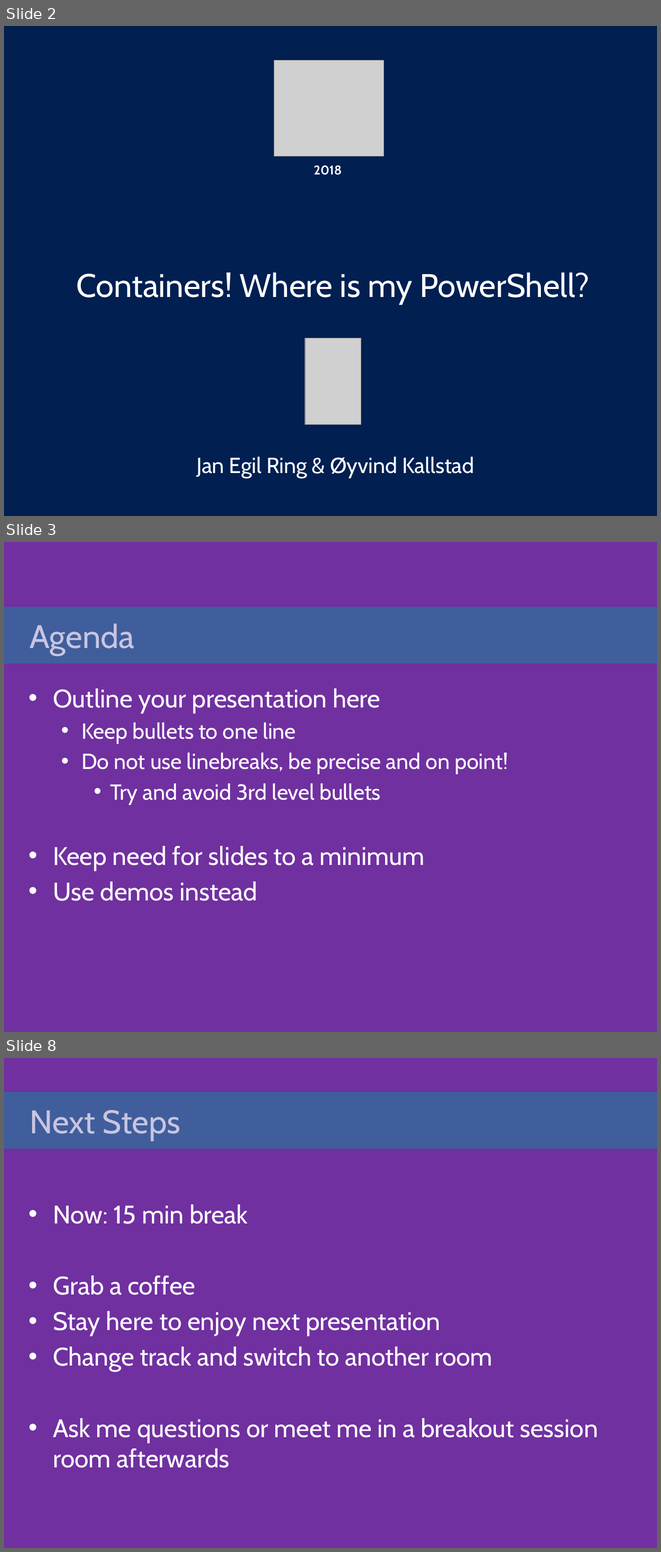
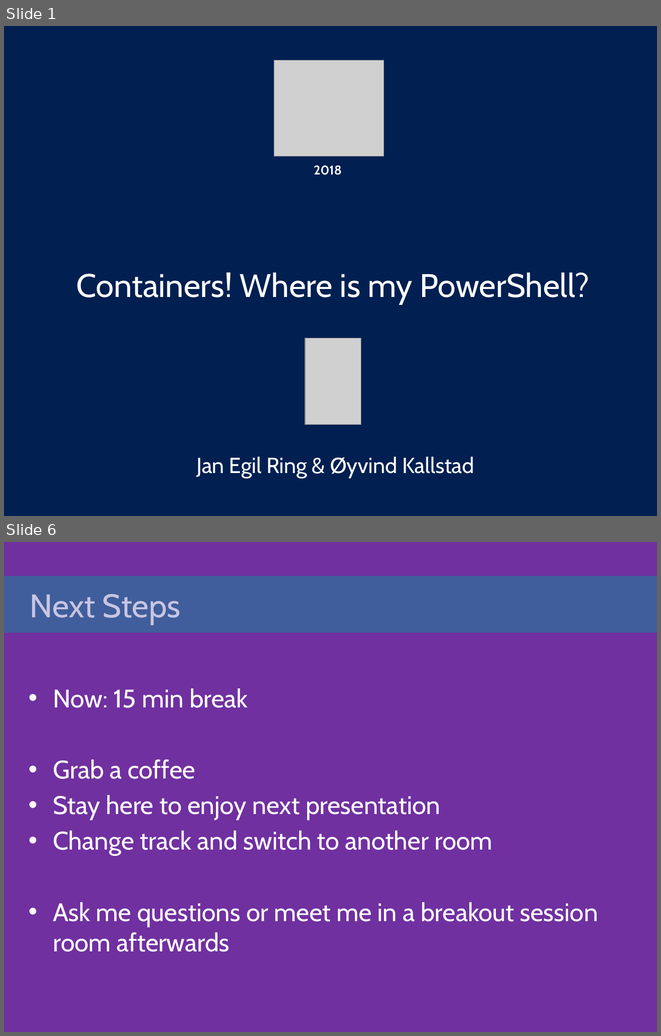
Before and after one commit to gravejester/psconfeu2018-shared, a slide deck: presentation/Jan Egil Ring & Øyvind Kallstad - Containers - Where is my PowerShell.pptx. Shown one above the other, each under a label of ours: slides 2, 3 and 8 before the commit, slides 1 and 6 after it; the slides between them are not shown. The pictures are 661x1552 and 661x1036 pixels, drawn with LibreOffice and Linux fonts; fonts in the diff are those of the drawing; grey boxes stand for pictures; background and template pictures are left out. Boxes give left, top, right and bottom in pixels: in the first picture for what was removed or moved away, otherwise in the second. Text is boxed around its words. In the diff, an @@ line names an element or a change of style, - is before the commit and + after.

```diff
--- a/presentation/Jan Egil Ring & Øyvind Kallstad - Containers - Where is my PowerShell.pptx
+++ b/presentation/Jan Egil Ring & Øyvind Kallstad - Containers - Where is my PowerShell.pptx
@@ slide 3 removed at (4, 542, 657, 1032), background picture (left out) @@
@@ title removed at (4, 607, 657, 663) @@
-Agenda
@@ text removed at (53, 688, 508, 901) @@
-• Outline your presentation here
-  • Keep bullets to one line
-  • Do not use linebreaks, be precise and on point!
-    • Try and avoid 3rd level bullets
-• Keep need for slides to a minimum
-• Use demos instead
@@ what was slide 2 is now slide 1 @@
@@ what was slide 8 is now slide 6 @@
```
Also in this commit, not shown: 1 slide changed, 3 slides added, 5 other slides removed, 1 other file.
